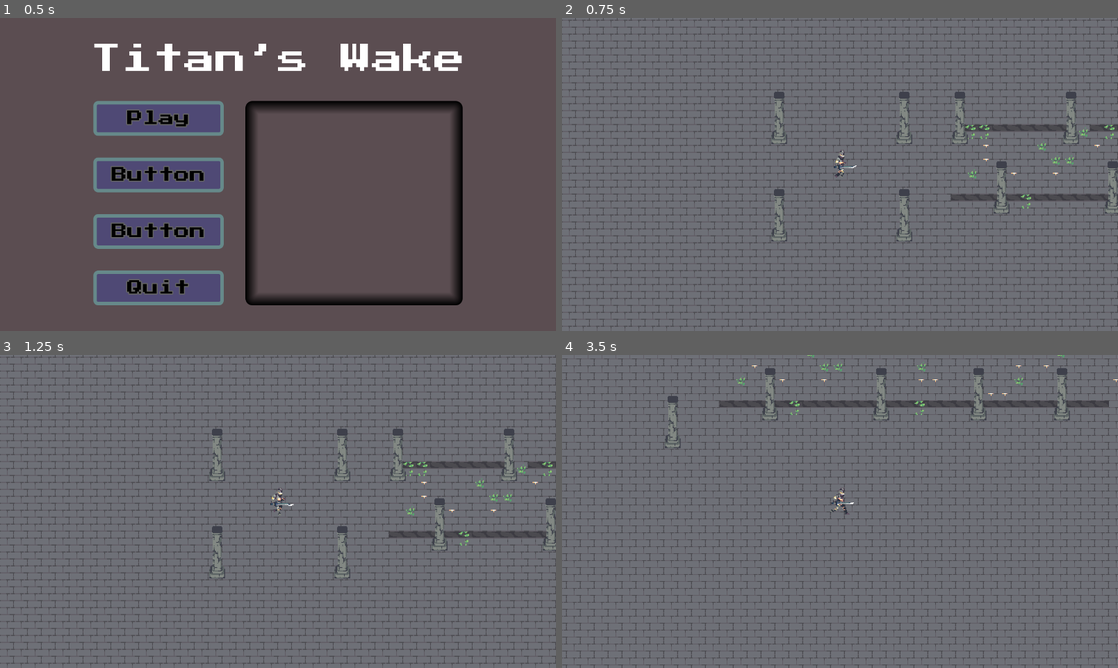
Above: before the commit, frames 1-4 (two rows, left to right).
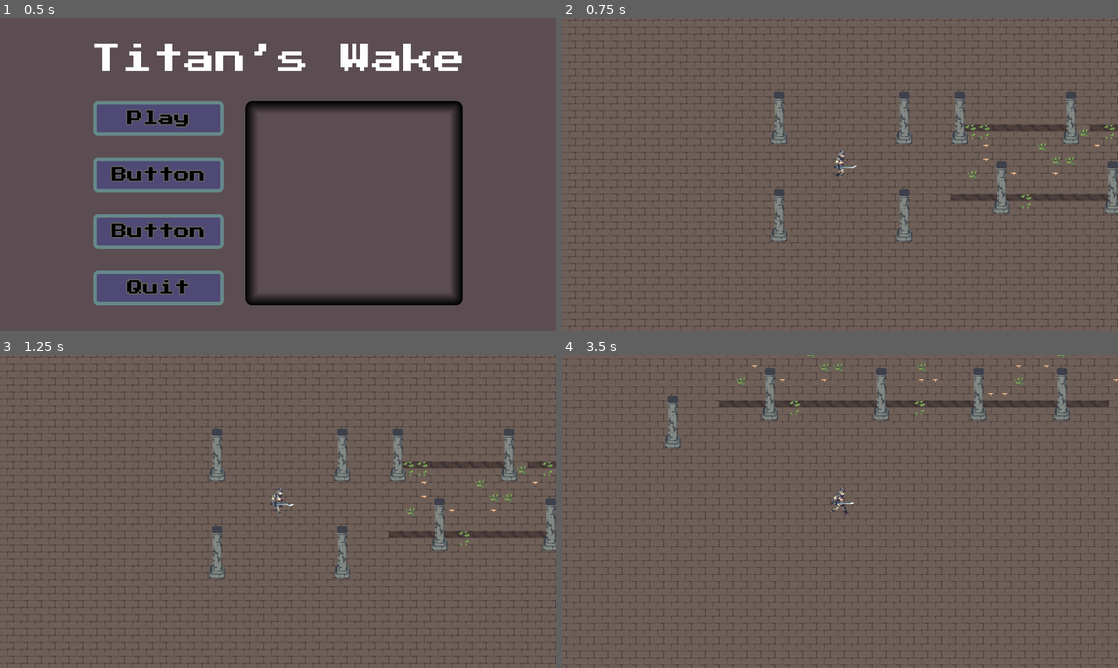
Above: after the commit, the same moments.

Repository: Sai-11011/godot-game-jam
Game: Godot game, scene res://Scenes/start_ui.tscn
Two runs of this game, one before a commit and one after it. Both use one fixed random seed, a clock stepped at 60 frames per second and the inputs below. The engine's default icon, where the game draws it, is replaced by a stand-in: a white triangle on a blue panel in a dark square.
Inputs:
- Up to frame 1 (0.5 s): no input
- Up to frame 2 (0.75 s): click "Play" at 0.5 s
- Up to frame 3 (1.25 s): no input
- Up to frame 4 (3.5 s): hold D (right) 1.28-2.03 s; hold S (down) 2.03-2.78 s; hold D (right) from 2.78 s (still down)

Frame 1 is identical in both runs. In frame 2, 90% of the frame differs, in the area x 0-100%, y 0-100%; in frame 3, 90%; in frame 4, 90%.

Commit message:
Ground color changed.

Diff:
--- a/Scenes/world.tscn
+++ b/Scenes/world.tscn
@@ -52,6 +52,7 @@
 debug_color = Color(0, 0.6, 0.7019608, 0.5882353)
 
 [node name="Ground" type="TileMapLayer" parent="." unique_id=1976541260]
+self_modulate = Color(1, 0.8561708, 0.7415356, 1)
 tile_map_data = PackedByteArray("AADM/8//AAAAAAAAAADN/8//AAAAAAAAAADO/8//AAAAAAAAAADP/8//AAAAAAAAAADQ/8//AAAAAAAAAADR/8 …(235968 unchanged characters)…
 tile_set = SubResource("TileSet_8j60k")
 
